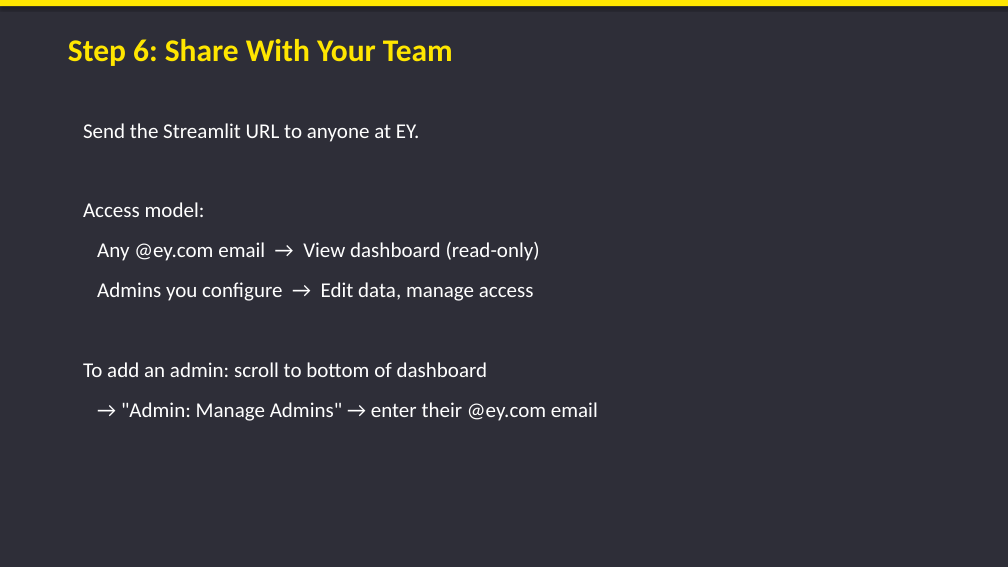
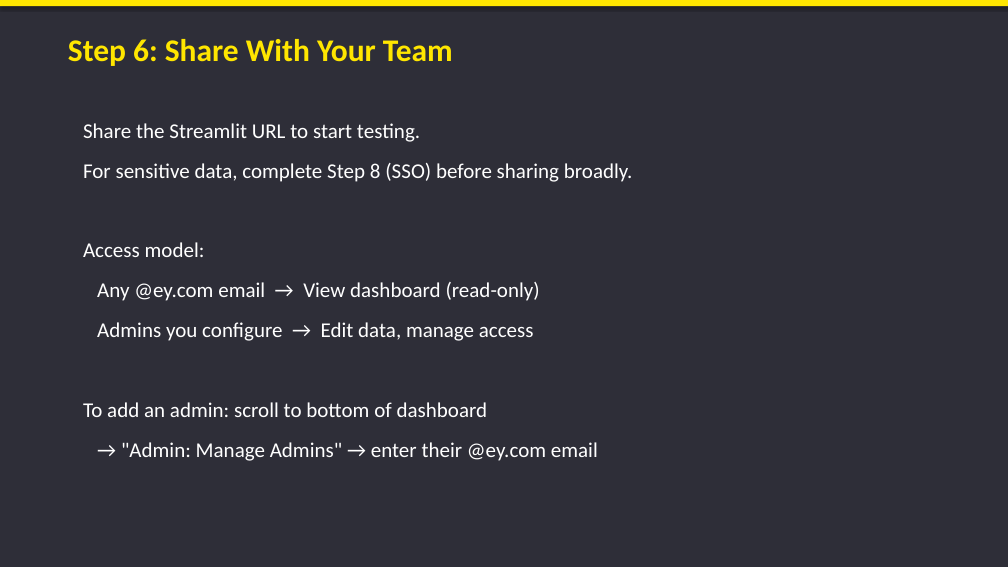
Before and after one commit to JustinDGold/Factory-Dashboard-demo, a slide deck: slide 10 of Factory_AI_Dashboard_Guide.pptx (slide 9 before the commit). Drawn at 1008x567 pixels with LibreOffice and Linux fonts; fonts in the diff are those of the drawing. Boxes give left, top, right and bottom in pixels: in the first picture for what was removed or moved away, otherwise in the second. Text is boxed around its words. In the diff, an @@ line names an element or a change of style, - is before the commit and + after.

Commit message:
Integrate SSO as core part of guide from the start, not optional add-on

```diff
--- a/Factory_AI_Dashboard_Guide.pptx
+++ b/Factory_AI_Dashboard_Guide.pptx
@@ text at (83, 123, 632, 182): text changed @@
-Send the Streamlit URL to anyone at EY.
+Share the Streamlit URL to start testing.
+For sensitive data, complete Step 8 (SSO) before sharing broadly.
```
Also in this commit, not shown: 5 other slides changed, 1 slide added, 3 other files.
